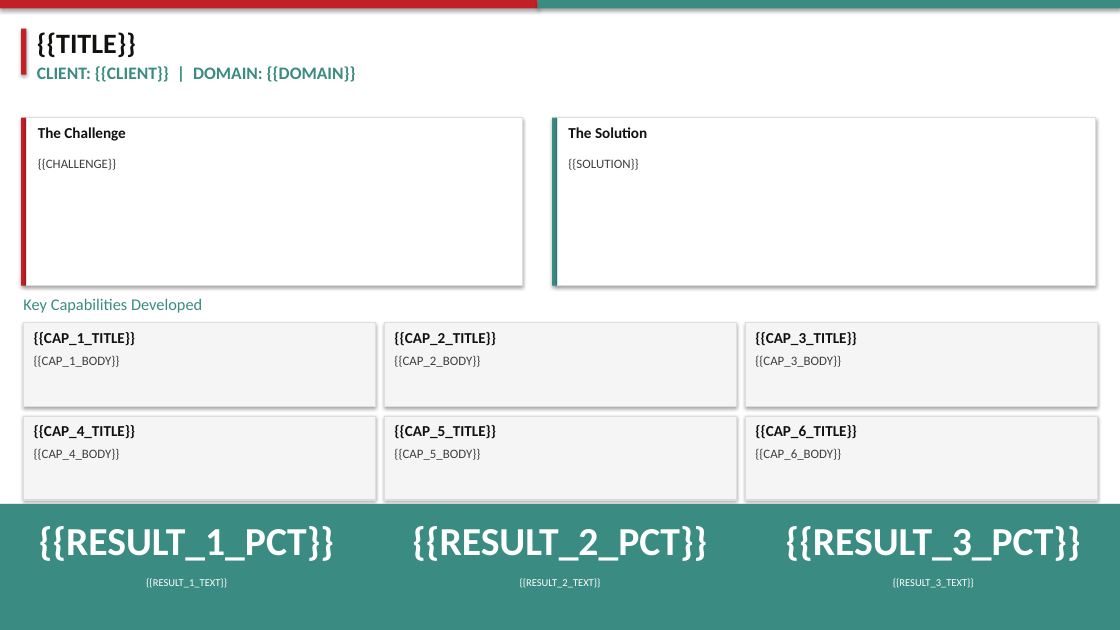
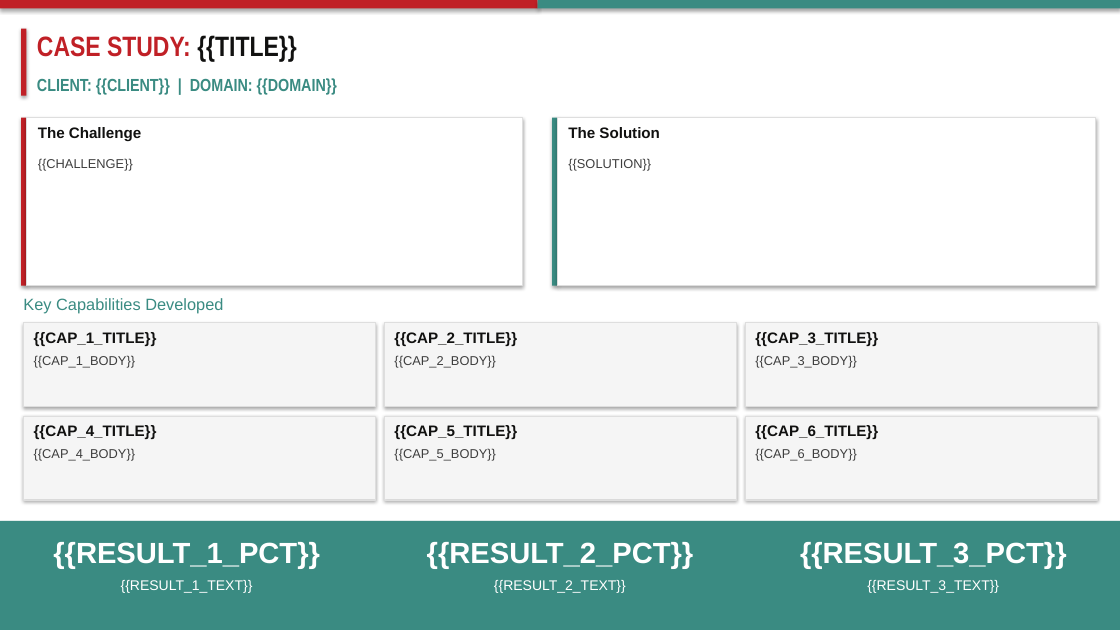
Before and after one commit to athu07/Deck-Engine, a slide deck: slide 1 of case_study_v2.pptx. Drawn at 1120x630 pixels with LibreOffice and Linux fonts; fonts in the diff are those of the drawing. Boxes give left, top, right and bottom in pixels: in the first picture for what was removed or moved away, otherwise in the second. Text is boxed around its words. In the diff, an @@ line names an element or a change of style, - is before the commit and + after.

Commit message:
case study slides refining

```diff
--- a/case_study_v2.pptx
+++ b/case_study_v2.pptx
@@ rectangle: place and size @@
-rectangle at <box>21,29,27,75</box>
+rectangle at <box>21,29,27,96</box>
@@ text at <box>37,35,296,62</box>: text changed; font Calibri to Arial Narrow; text colour #111110 to #C02026 @@
-{{TITLE}}
+CASE STUDY: {{TITLE}}
@@ text "CLIENT: {{CLIENT}} | DOMAIN: {{DOMAIN}}": place and size @@
-text "CLIENT: {{CLIENT}} | DOMAIN: {{DOMAIN}}" at <box>37,66,356,82</box>
+text "CLIENT: {{CLIENT}} | DOMAIN: {{DOMAIN}}" at <box>37,78,337,95</box>
@@ text "CLIENT: {{CLIENT}} | DOMAIN: {{DOMAIN}}" at <box>37,78,337,95</box>: font Calibri to Arial Narrow @@
@@ font Calibri to Arial in 17 elements at <box>38,127,141,141</box>, <box>38,158,133,171</box>, <box>568,127,660,138</box>, <box>568,158,651,171</box>, <box>23,298,223,314</box>, <box>34,332,157,346</box>, <box>34,355,135,368</box>, <box>394,332,517,346</box>, <box>394,355,495,368</box>, <box>755,332,878,346</box>, <box>755,355,856,368</box>, <box>34,425,157,439</box>, <box>34,448,135,461</box>, <box>394,425,517,439</box>, <box>394,448,495,461</box>, <box>755,425,878,439</box>, <box>755,448,856,461</box> @@
@@ rectangle: place and size @@
-rectangle at <box>0,504,1120,630</box>
+rectangle at <box>0,521,1120,630</box>
@@ text "{{RESULT_1_PCT}}": place and size @@
-text "{{RESULT_1_PCT}}" at <box>39,526,334,561</box>
+text "{{RESULT_1_PCT}}" at <box>53,542,320,569</box>
@@ text "{{RESULT_2_PCT}}": place and size @@
-text "{{RESULT_2_PCT}}" at <box>412,526,707,561</box>
+text "{{RESULT_2_PCT}}" at <box>427,542,694,569</box>
@@ size 34 to 25 pt, font Calibri to Arial in 3 elements at <box>53,542,320,569</box>, <box>427,542,694,569</box>, <box>800,542,1067,569</box> @@
@@ text "{{RESULT_3_PCT}}": place and size @@
-text "{{RESULT_3_PCT}}" at <box>786,526,1081,561</box>
+text "{{RESULT_3_PCT}}" at <box>800,542,1067,569</box>
@@ size 9 to 12 pt, font Calibri to Arial in 3 elements at <box>121,580,253,593</box>, <box>494,580,626,593</box>, <box>867,580,999,593</box> @@
```
Also in this commit, not shown: 23 other files.
